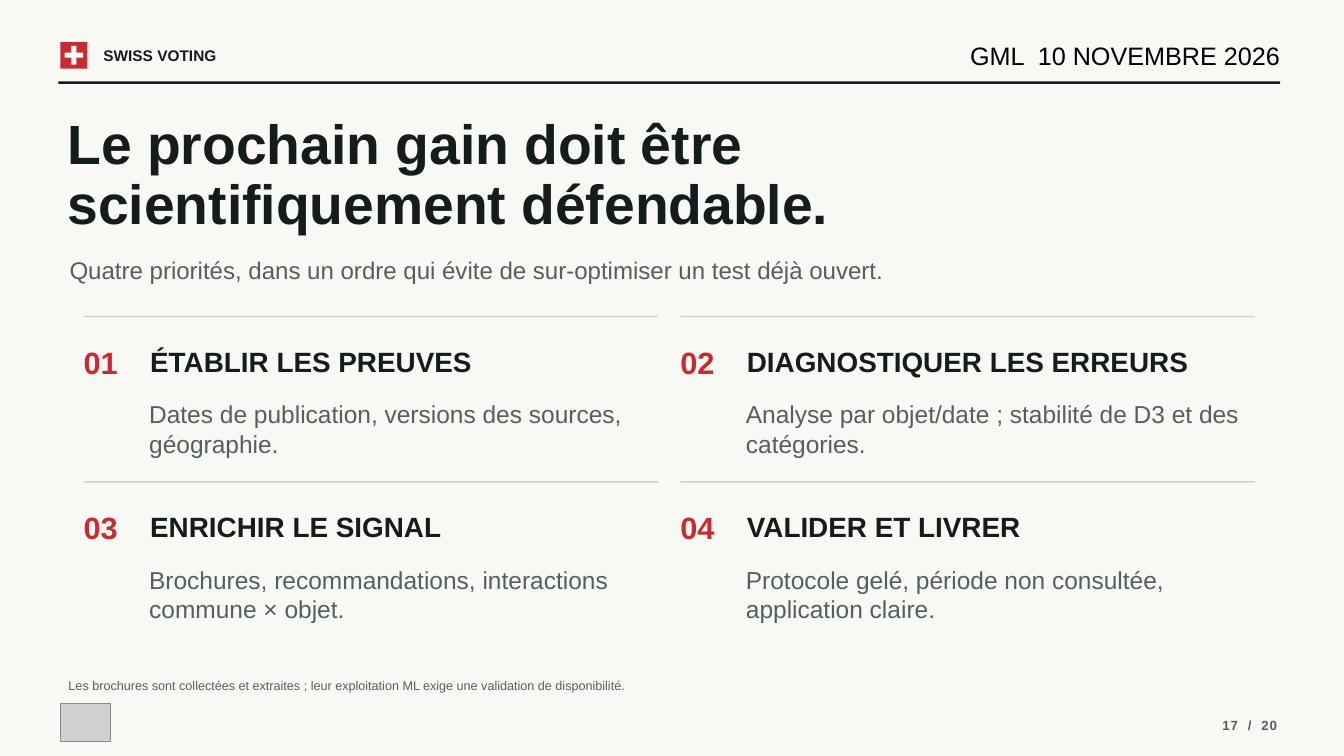
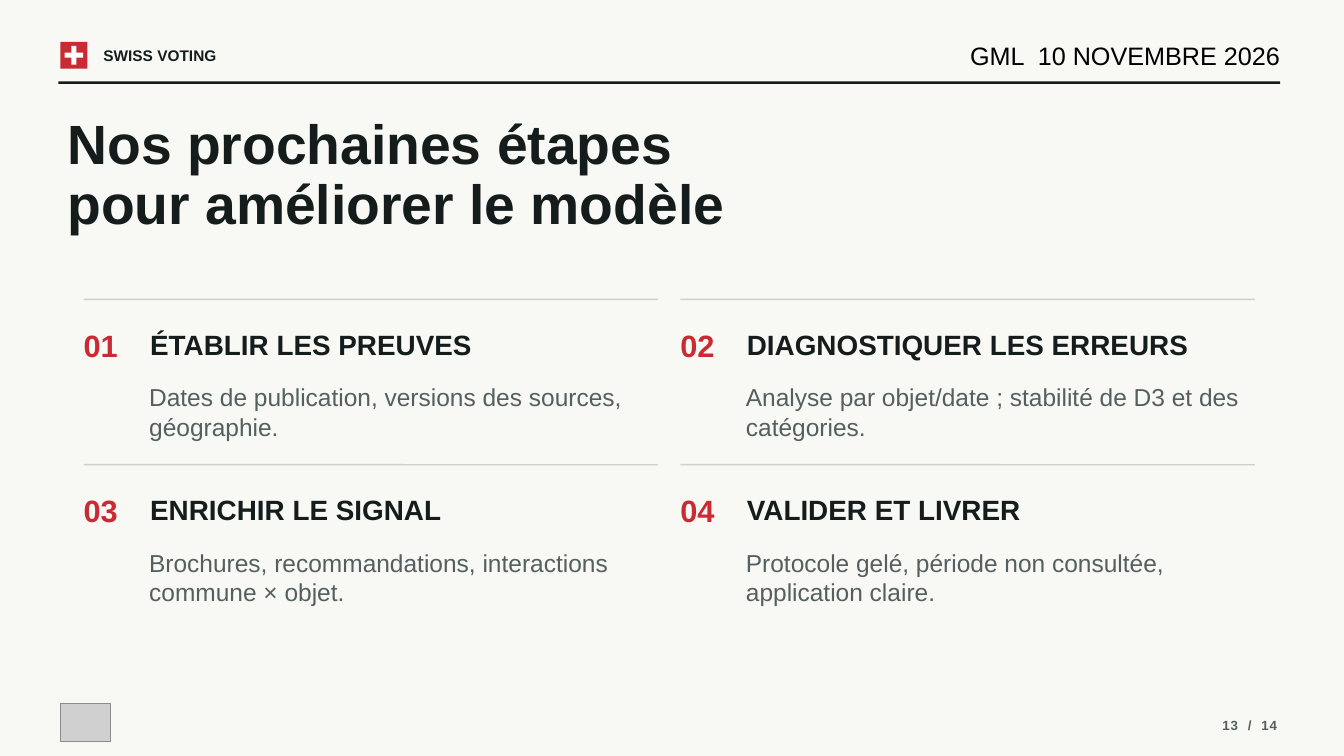
Before and after one commit to VictorGTheCoder/GML-Swiss-Voting, a slide deck: slide 12 of presentation/GML_Presentation.pptx (slide 17 before the commit). Drawn at 1344x756 pixels with LibreOffice and Linux fonts; fonts in the diff are those of the drawing; grey boxes stand for pictures. Boxes give left, top, right and bottom in pixels: in the first picture for what was removed or moved away, otherwise in the second. Text is boxed around its words. In the diff, an @@ line names an element or a change of style, - is before the commit and + after.

```diff
--- a/presentation/GML_Presentation.pptx
+++ b/presentation/GML_Presentation.pptx
@@ text at (68,123,724,234): text changed @@
-Le prochain gain doit être
-scientifiquement défendable.
+Nos prochaines étapes
+pour améliorer le modèle
@@ text removed at (70,261,882,284) @@
-Quatre priorités, dans un ordre qui évite de sur-optimiser un test déjà ouvert.
@@ 2 texts, 2 lines: place and size @@
-2 texts, 2 lines at (84,317,1255,623)
+2 texts, 2 lines at (84,299,1255,606)
@@ 10 texts, 2 lines: place and size @@
-10 texts, 2 lines at (84,350,1255,540)
+10 texts, 2 lines at (84,333,1255,523)
@@ text removed at (68,680,624,693) @@
-Les brochures sont collectées et extraites ; leur exploitation ML exige une validation de disponibilité.
@@ text at (1222,721,1277,730): text changed @@
-17 / 20
+13 / 14
```
Also in this commit, not shown: 12 other slides changed, 7 slides removed, 1 other file.
